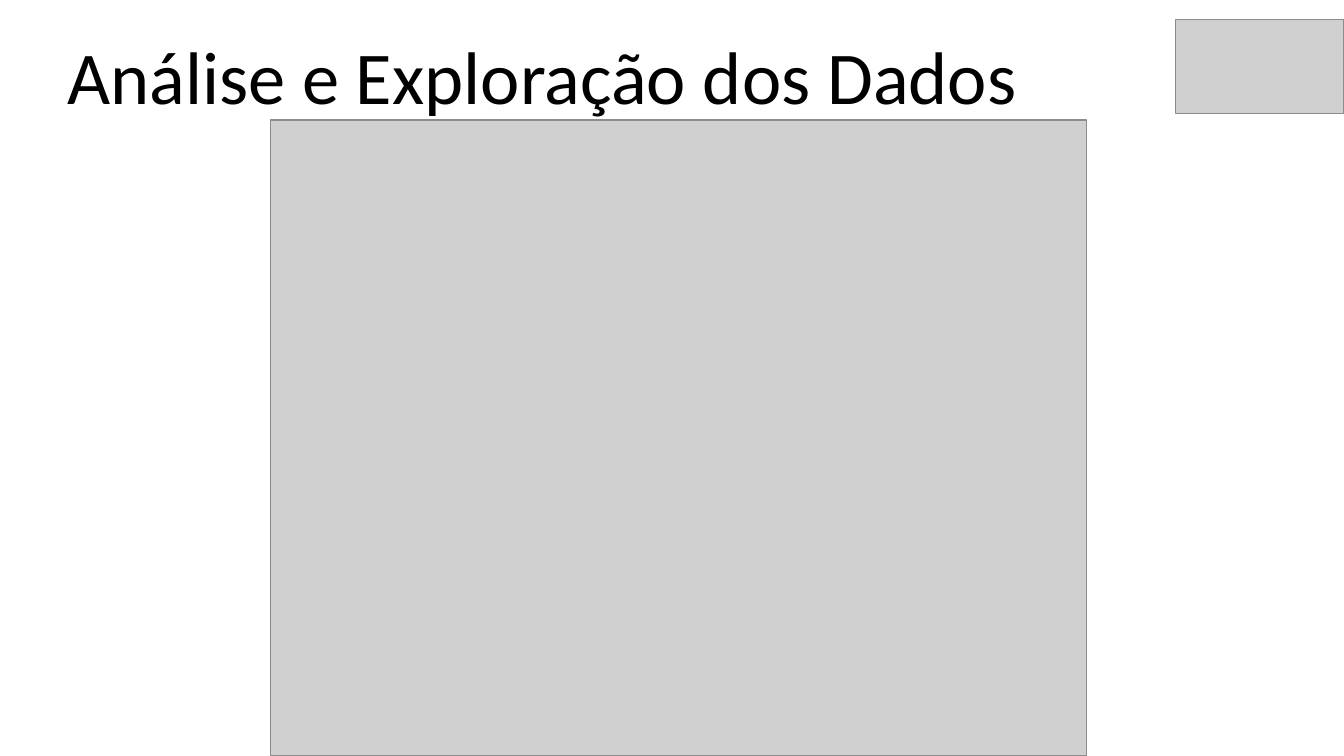
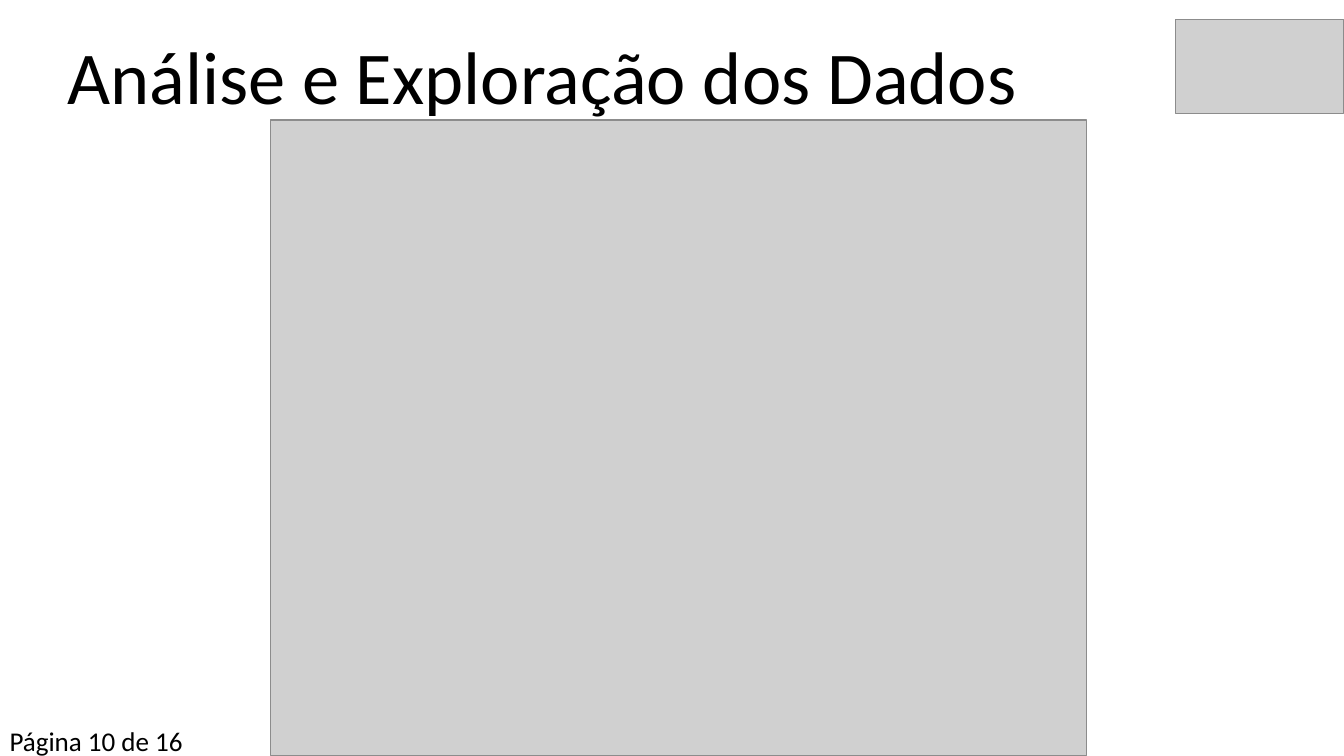
Before and after one commit to jrdutra/tcc_ciencia_de_dados_puc_minas, a slide deck: slide 11 of Apresentacao.odp. Drawn at 1344x756 pixels with LibreOffice and Linux fonts; fonts in the diff are those of the drawing; grey boxes stand for pictures. Boxes give left, top, right and bottom in pixels: in the first picture for what was removed or moved away, otherwise in the second. Text is boxed around its words. In the diff, an @@ line names an element or a change of style, - is before the commit and + after.

```diff
--- a/Apresentacao.odp
+++ b/Apresentacao.odp
@@ text added at [10,732,182,756], 16 pt, text #000000 @@
+● Página 10 de 16
```
Also in this commit, not shown: 15 other slides changed, 1 other file.
